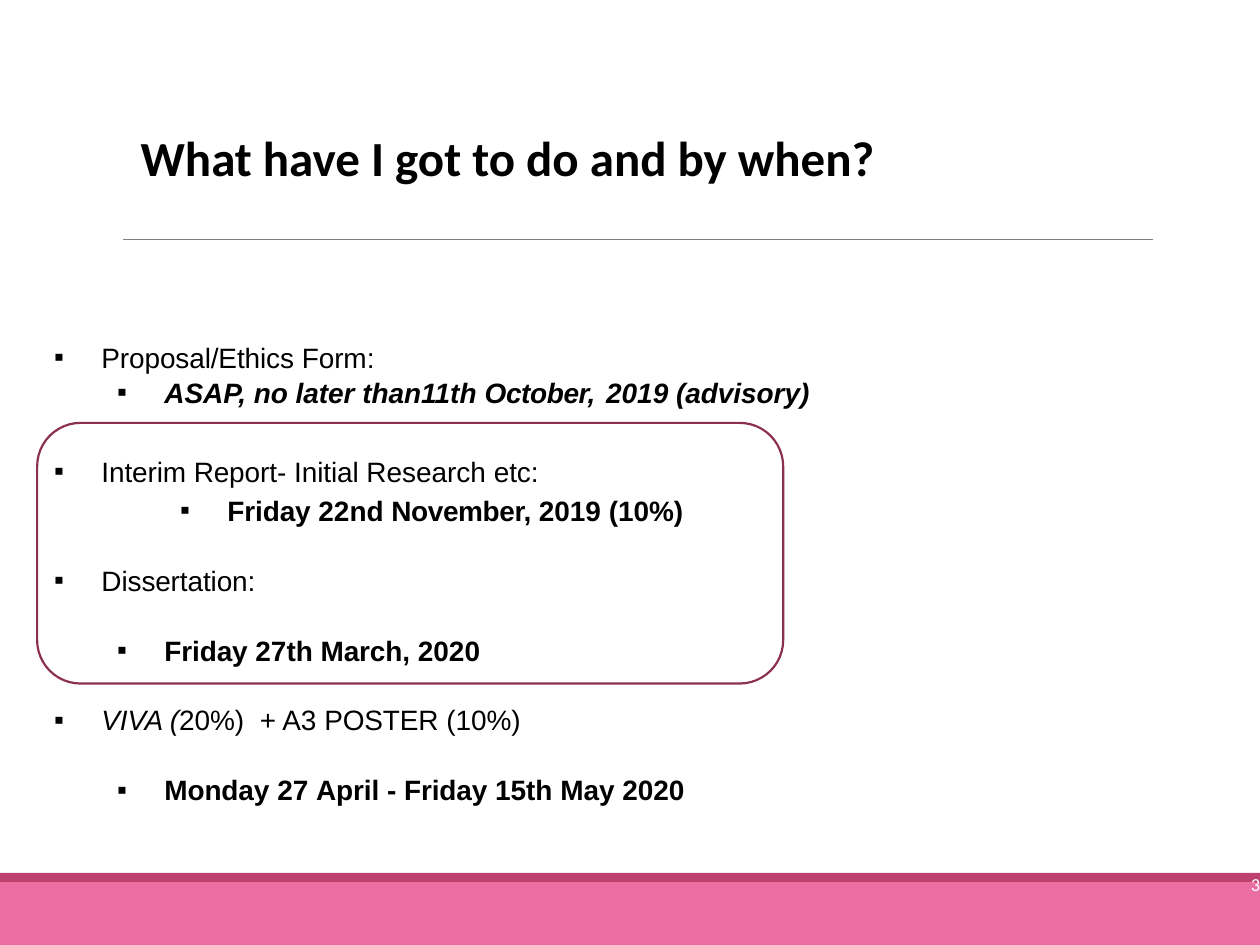
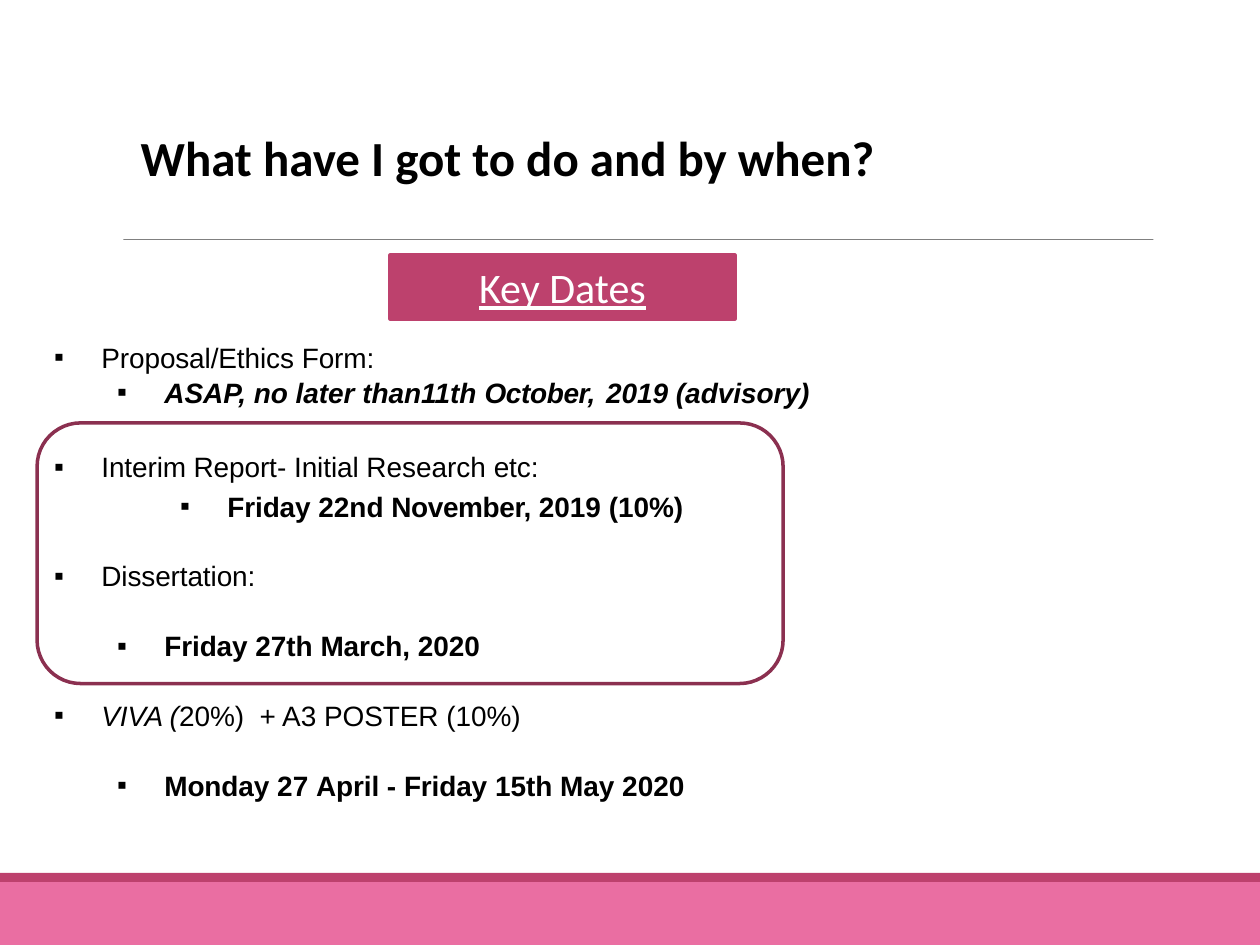
Before and after one commit to M4rk3h/uniWork, a slide deck: slide 3 of dissertation/lectures/Project Seminar 1 - Getting Started.pptx.pptx. Drawn at 1260x945 pixels with LibreOffice and Linux fonts; fonts in the diff are those of the drawing. Boxes give left, top, right and bottom in pixels: in the first picture for what was removed or moved away, otherwise in the second. Text is boxed around its words. In the diff, an @@ line names an element or a change of style, - is before the commit and + after.

Commit message:
Added to my dissertation and got the backup

```diff
--- a/dissertation/lectures/Project Seminar 1 - Getting Started.pptx.pptx
+++ b/dissertation/lectures/Project Seminar 1 - Getting Started.pptx.pptx
@@ freeform shape removed at [391, 244, 736, 330] @@
@@ rectangle added at [391, 256, 736, 319], fill #BD416D, outline #BD416D 2.01 pt, 24 pt, text #FFFFFF, underline @@
+Key Dates
@@ text "Proposal/Ethics Form:" at [101, 347, 809, 801]: indent changed @@
@@ rounded rectangle at [37, 423, 782, 684]: outline #8C3051 1.25 pt to #8C3051 2 pt; proportions changed @@
@@ page number removed at [1251, 876, 1260, 891] @@
-3
```
Also in this commit, not shown: 20 other slides changed, 1 slide added, 1 slide removed, 8 other files.
